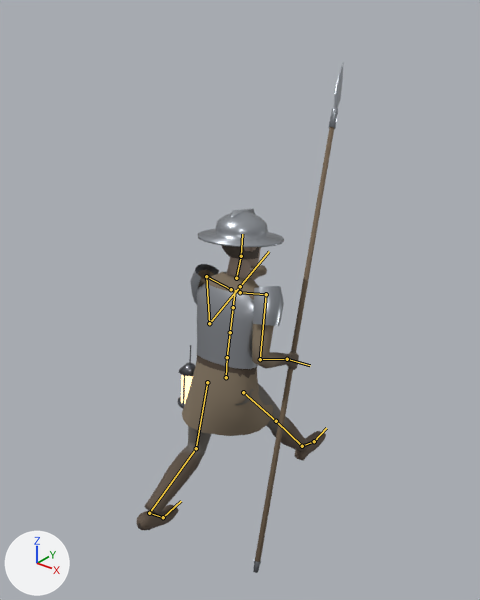
Before and after pictures for a commit that changed the glTF model assets/models/characters/guard.glb.
One viewpoint serves both versions: a 50 mm lens placed at (1.77, -2.1, 2.68), pointed at (-0.05, 0.18, 1.27). The axes (+X, +Y, +Z) are drawn at lower left. The lights are the same throughout. The older version comes first. Both versions are drawn at frame 0 of the action 'sprint-loop'; the numbers are the values there. The bones that change, and the others that lie on the model, are drawn over the model as lines.

Objects in the first picture: 'Guard'.
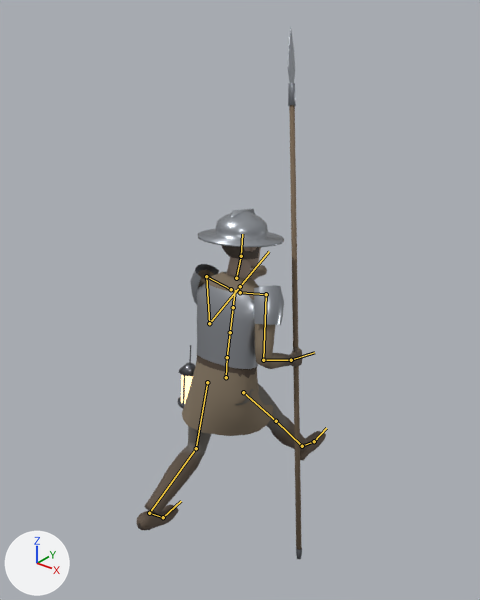
Pixel boxes [x1, y1, x2, y2] of what changed, in the pictures (480 x 600 px):
'Guard', posed (8% narrower): before [137, 64, 343, 573]; after [137, 28, 326, 559]
bone 'RightUpperArm', root to tip: before (266, 294) to (260, 359); after (266, 294) to (263, 360)
bone 'RightHand', root to tip: before (287, 359) to (310, 365); after (291, 360) to (314, 352)

What the commit changed:
Bone 'RightUpperArm' (bone_rightupperarm) turns from (-1, -9, 31) to (-1, -9, 27) degrees about its own x, y and z.
Bone 'RightHand' (bone_righthand) turns from (-8, 0, 0) to (8, 0, 0) degrees about its own x, y and z.
